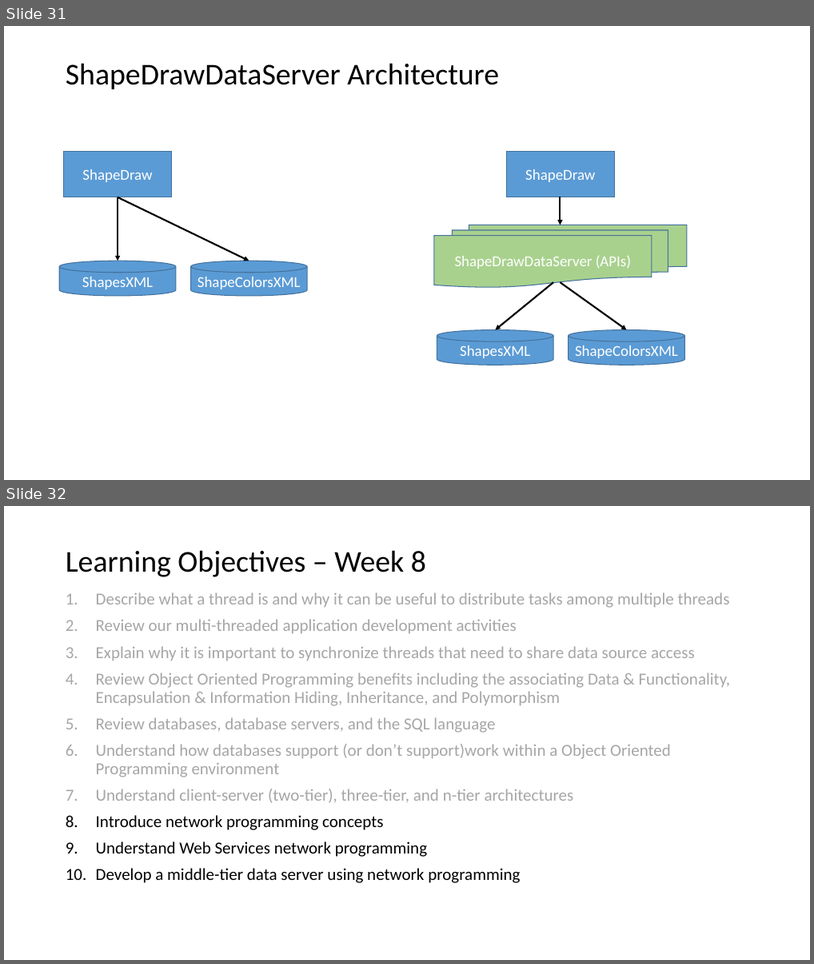
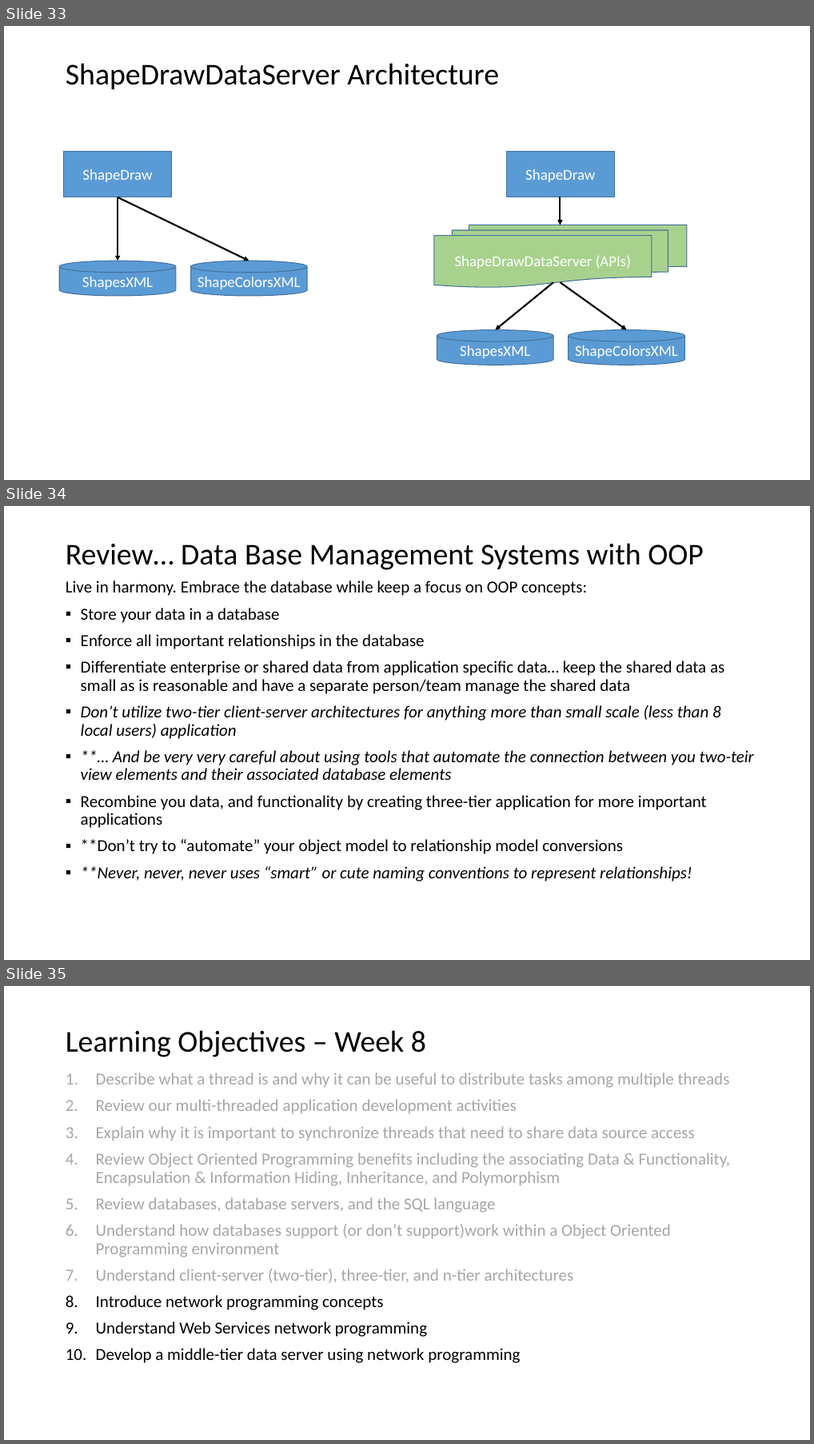
Before and after one commit to EricJPogue/www-epogue-info, a slide deck: CPSC-24500/Week08/2017SpringW08Slides.pptx. Shown one above the other, each under a label of ours: slides 31 and 32 before the commit, slides 33, 34 and 35 after it. The pictures are 814x964 and 814x1444 pixels, drawn with LibreOffice and Linux fonts; fonts in the diff are those of the drawing. Boxes give left, top, right and bottom in pixels: in the first picture for what was removed or moved away, otherwise in the second. Text is boxed around its words. In the diff, an @@ line names an element or a change of style, - is before the commit and + after.

```diff
--- a/CPSC-24500/Week08/2017SpringW08Slides.pptx
+++ b/CPSC-24500/Week08/2017SpringW08Slides.pptx
@@ slide 34 added at <box>4,506,810,960</box>, background #FFFFFF @@
@@ title added at <box>66,543,704,570</box>, 36 pt, text #000000 @@
+Review… Data Base Management Systems with OOP
@@ text added at <box>66,580,754,881</box>, 20 pt, text #000000 @@
+Live in harmony. Embrace the database while keep a focus on OOP concepts:
+▪ Store your data in a database
+▪ Enforce all important relationships in the database
+▪ Differentiate enterprise or shared data from application specific data… keep the shared data as small as is reasonable and have a separate person/team manage the shared data
+▪ Don’t utilize two-tier client-server architectures for anything more than small scale (less than 8 local users) application
+▪ **… And be very very careful about using tools that automate the connection between you two-teir view elements and their associated database elements
+▪ Recombine you data, and functionality by creating three-tier application for more important applications
+▪ **Don’t try to “automate” your object model to relationship model conversions
+▪ **Never, never, never uses “smart” or cute naming conventions to represent relationships!
@@ what was slide 31 is now slide 33 @@
@@ what was slide 32 is now slide 35 @@
```
Also in this commit, not shown: 2 slides changed, 2 other slides added, 6 other files.
